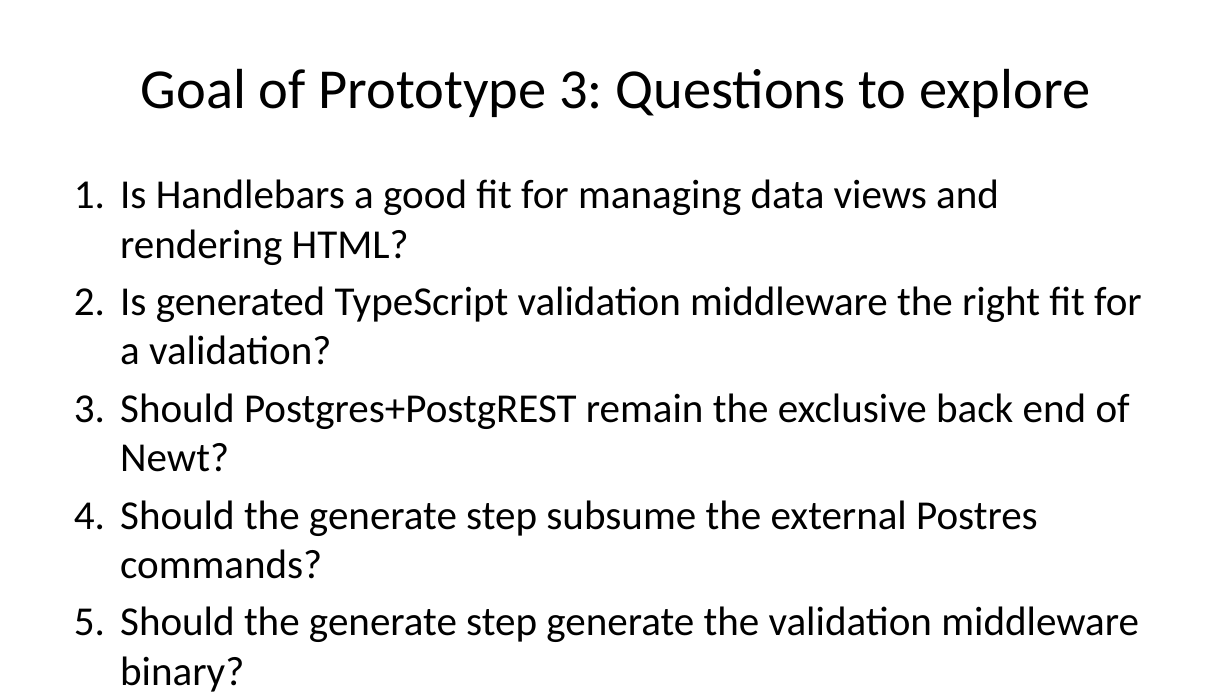
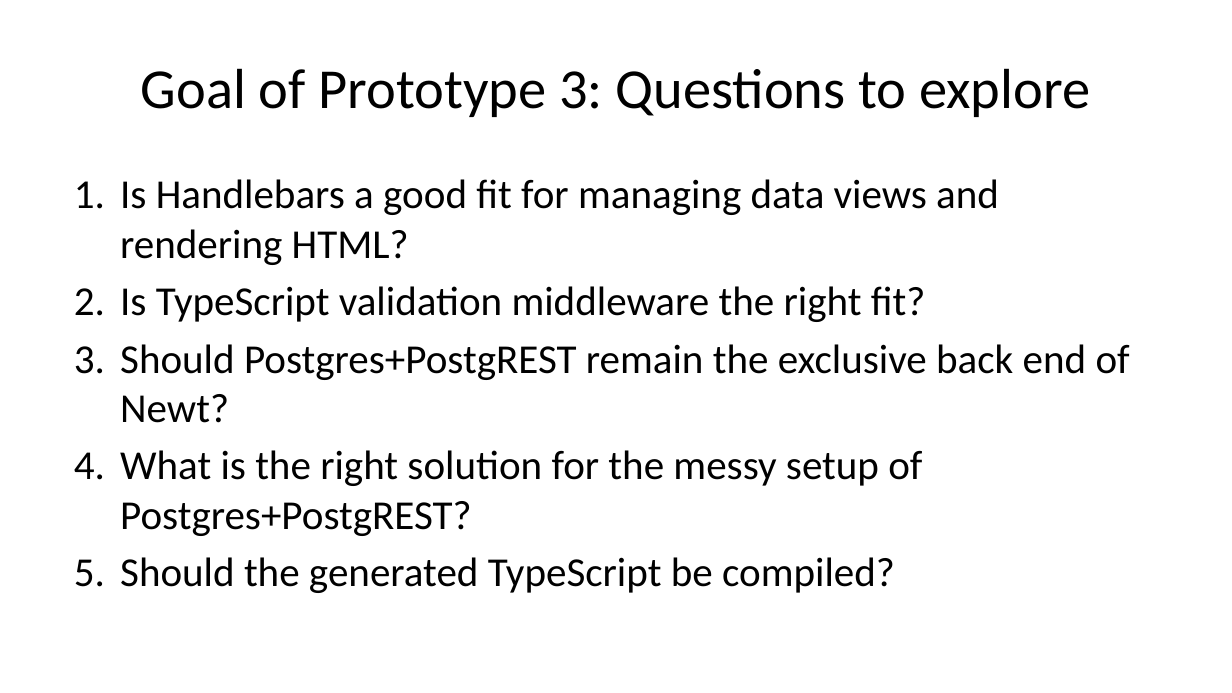
Before and after one commit to caltechlibrary/newt, a slide deck: slide 9 of presentation3/newt-p3.pptx. Drawn at 1232x693 pixels with LibreOffice and Linux fonts; fonts in the diff are those of the drawing. Boxes give left, top, right and bottom in pixels: in the first picture for what was removed or moved away, otherwise in the second. Text is boxed around its words. In the diff, an @@ line names an element or a change of style, - is before the commit and + after.

```diff
--- a/presentation3/newt-p3.pptx
+++ b/presentation3/newt-p3.pptx
@@ text at (120,286,925,322): text changed @@
-2. Is generated TypeScript validation middleware the right fit for a validation?
+2. Is TypeScript validation middleware the right fit?
@@ text at (120,450,922,593): text changed @@
-4. Should the generate step subsume the external Postres commands?
-5. Should the generate step generate the validation middleware binary?
+4. What is the right solution for the messy setup of Postgres+PostgREST?
+5. Should the generated TypeScript be compiled?
```
Also in this commit, not shown: 1 slide removed, 3 other files.
